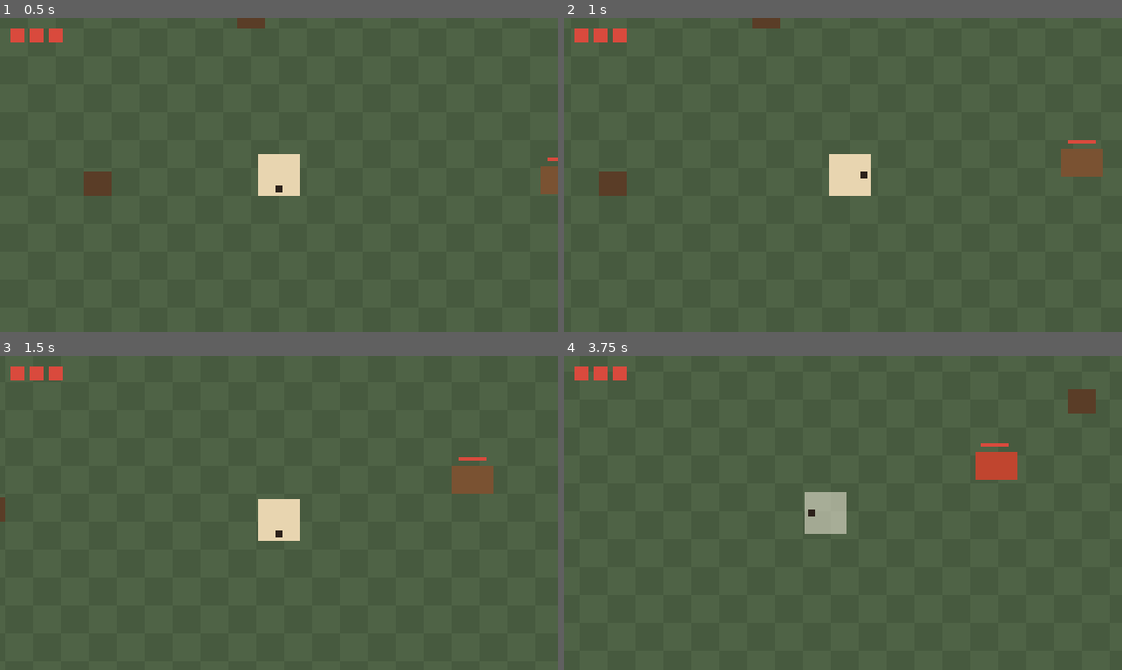
Above: before the commit, frames 1-4 (two rows, left to right).
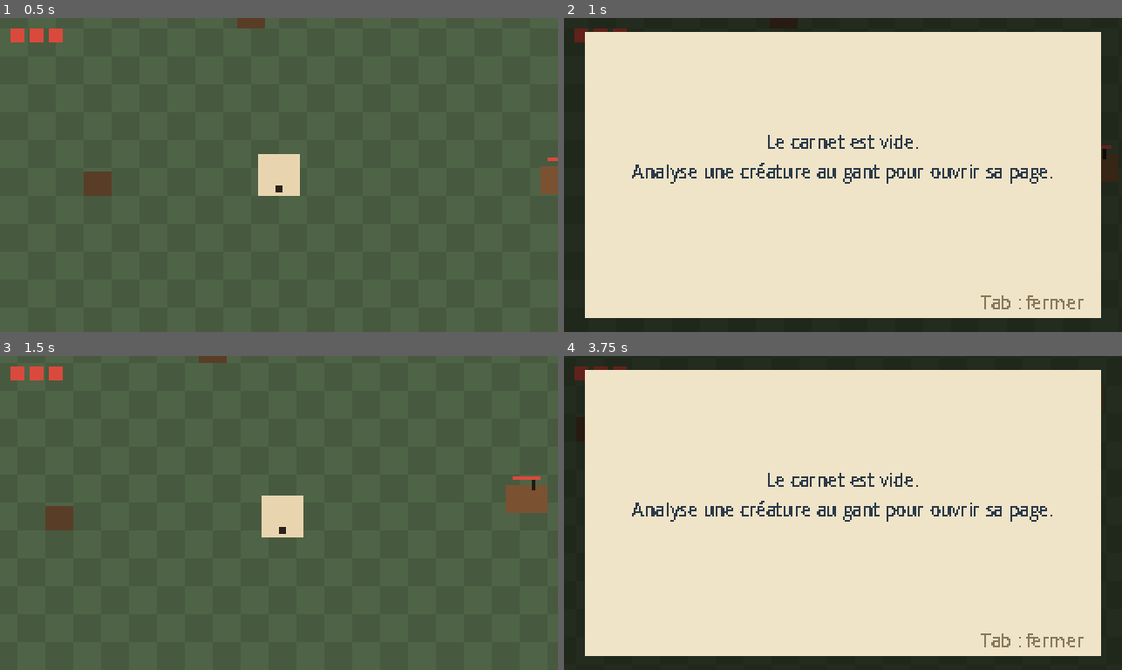
Above: after the commit, the same moments.

Repository: DavidGiangiacomo/dernier-specimen
Game: Godot game, scene res://terrain_de_test/terrain_de_test.tscn
Same seed, same stepped clock (60 frames per second), same inputs: the game is played once before the commit and once after it.
Inputs:
- Up to frame 1 (0.5 s): no input
- Up to frame 2 (1 s): hold Right (droite) from 0.53 s (still down); hold K (analyse) from 0.53 s (still down); tap Tab (carnet, bound only after the commit) at 0.8 s
- Up to frame 3 (1.5 s): release Right (droite) at 1.28 s; release K (analyse) at 1.28 s; hold Down (bas) from 1.28 s (still down); tap Tab (carnet, bound only after the commit) at 1.35 s
- Up to frame 4 (3.75 s): tap K (analyse) at 1.55, 3.05 s; release Down (bas) at 2.03 s; hold Right (droite) 2.03-2.78 s; hold K (analyse) 2.03-2.78 s; tap Tab (carnet, bound only after the commit) at 2.3 s; hold Up (haut) 2.78-3.53 s; tap J (attaque) at 2.85 s; hold Left (gauche) from 3.53 s (still down); tap Space (roulade) at 3.6 s

Frame 1 is identical in both runs. In frame 2, 99% of the frame differs, in the area x 0-100%, y 0-100%; in frame 3, 2.4%; in frame 4, 100%.

Commit message:
Jalon 3 : le carnet
Le carnet s'ouvre en plein écran avec Tab, I ou Select, jeu en pause.
Chaque page montre le nom, le croquis (une couleur en attendant les
dessins), une description, une observation par analyse réussie, puis
la clé avec la troisième. Gauche et droite tournent les pages.

La page change de ton : tant que l'espèce n'est pas apaisée, Gojo
écrit en savant, à l'encre froide (nom de terrain, description de
laboratoire) ; ensuite, en langage humain, à l'encre chaude (nom
véritable, ce qu'il a compris).

Page complète, le gant applique la clé avec le même geste : la main
et la barre passent au doré, et une seconde au contact retire l'épine
de la hure. Apaisée, elle se promène sans plus jamais charger ni être
blessée, et sa page passe en langage humain.

Les espèces (.tres) reçoivent tous ces champs dans l'inspecteur ; les
textes de la hure sont provisoires, tirés du GDD, en attendant la fiche
d'Alessio. Le texte est rendu net en 320 × 180, sans anticrénelage.

Refs #4

Co-Authored-By: Claude Opus 5.5 <noreply@anthropic.com>
Claude-Session: https://claude.ai/code/session_01AbzeBGv4Wc9VKRR2FxReNg

Diff:
--- a/jeu/carnet/analysable.gd
+++ b/jeu/carnet/analysable.gd
@@ -3,6 +3,19 @@
 ## Une zone que le gant de Gojo peut analyser : une créature, une plante, un mécanisme…
 ##
 ## Elle est sur le calque « analysable ». Le gant la détecte quand il la touche.
+## Une fois la page de l'espèce complète, le gant y applique la clé à la place de l'analyse.
+
+## Émis quand Gojo a appliqué la clé : c'est à la créature de réagir (se calmer, partir…).
+signal cle_appliquee
 
 ## L'espèce dont la page se remplit quand on analyse cette zone.
 @export var espece: Espece
+## Faux une fois la clé appliquée : on ne calme pas deux fois la même créature.
+var cle_disponible := true
+
+
+func appliquer_cle() -> void:
+	if not cle_disponible:
+		return
+	cle_disponible = false
+	cle_appliquee.emit()
--- a/jeu/carnet/carnet.gd
+++ b/jeu/carnet/carnet.gd
@@ -1,15 +1,19 @@
 extends Node
-## Le carnet de terrain de Gojo. Il compte les analyses réussies de chaque espèce.
+## Le carnet de terrain de Gojo. Il compte les analyses réussies de chaque espèce,
+## et retient les espèces dont une créature a été apaisée.
 ##
 ## C'est un « autoload » : il existe pendant toute la partie, même quand un niveau recommence.
 
-## Émis à chaque analyse réussie.
+## Émis à chaque changement d'une page : analyse réussie, ou espèce apaisée.
 signal page_changee(espece: Espece, analyses: int)
 
 ## Analyses réussies pour compléter une page. Le chiffre qui décide du rythme de toute la tranche.
 @export var analyses_par_page := 3
 
 var _analyses := {}
+var _apaisees := {}
+## Les espèces dans l'ordre où Gojo les a rencontrées : c'est l'ordre des pages.
+var _ordre: Array[Espece] = []
 
 
 func analyses(espece: Espece) -> int:
@@ -20,13 +24,33 @@
 	return analyses(espece) >= analyses_par_page
 
 
+## Vrai quand une créature de cette espèce a été apaisée : la page parle alors en langage humain.
+func est_apaisee(espece: Espece) -> bool:
+	return _apaisees.get(espece, false)
+
+
+func especes() -> Array[Espece]:
+	return _ordre.duplicate()
+
+
 func ajouter_analyse(espece: Espece) -> void:
 	if est_complete(espece):
 		return
+	if not _ordre.has(espece):
+		_ordre.append(espece)
 	_analyses[espece] = analyses(espece) + 1
+	page_changee.emit(espece, analyses(espece))
+
+
+func marquer_apaisee(espece: Espece) -> void:
+	if not est_complete(espece) or est_apaisee(espece):
+		return
+	_apaisees[espece] = true
 	page_changee.emit(espece, analyses(espece))
 
 
 ## Vide le carnet (utile pour les tests).
 func effacer() -> void:
 	_analyses.clear()
+	_apaisees.clear()
+	_ordre.clear()
--- a/jeu/carnet/espece.gd
+++ b/jeu/carnet/espece.gd
@@ -2,10 +2,30 @@
 extends Resource
 ## Une espèce du carnet de terrain : la hure des souches, le gobelin, le rase-mousse…
 ##
-## Chaque espèce est un fichier .tres qui se remplit dans l'inspecteur, sans toucher au code.
-## Les observations et la clé arriveront au jalon 3.
+## Chaque espèce est un fichier .tres qui se remplit dans l'inspecteur, sans toucher au code,
+## à partir de la fiche de créature du GDD. Sa page commence en langage de laboratoire (« avant »)
+## et passe en langage humain (« après ») quand une créature de l'espèce a été apaisée.
 
-## Ce que Gojo écrit avant de comprendre (voir la fiche de créature du GDD).
+@export_group("Avant : langage de laboratoire")
+## Ce que Gojo écrit avant de comprendre.
 @export var nom_de_terrain := ""
-## Couleur provisoire de l'espèce, pour la reconnaître sur sa page en attendant les croquis.
+## Une phrase froide, de savant.
+@export_multiline var description_avant := ""
+
+@export_group("Après : langage humain")
+## Le vrai nom de l'espèce (dans le jeu complet, ce sont les gobelins qui l'apprennent à Gojo).
+@export var nom_veritable := ""
+## Ce que Gojo a compris.
+@export_multiline var description_apres := ""
+
+@export_group("Observations et clé")
+## Une ligne par analyse réussie, dans l'ordre.
+@export var observations: Array[String] = []
+## Ce qui calme la créature sans la tuer. Elle n'apparaît qu'avec la dernière observation.
+@export_multiline var cle := ""
+
+@export_group("Dessin")
+## Le croquis de la page. Tant qu'il est vide, un rectangle de la couleur de l'espèce le remplace.
+@export var croquis: Texture2D
+## Couleur provisoire de l'espèce, pour la reconnaître en attendant les croquis.
 @export var couleur := Color.WHITE
--- /dev/null
+++ b/jeu/carnet/interface_carnet.gd
@@ -0,0 +1,122 @@
+extends Control
+## Le carnet ouvert, en plein écran. Tab (ou I, ou Select à la manette) l'ouvre et le ferme ;
+## le jeu est en pause pendant ce temps. Gauche et droite tournent les pages.
+##
+## Une page montre le nom, le croquis, une description, une ligne par analyse réussie,
+## puis la clé avec la dernière observation. Tant que l'espèce n'a pas été apaisée,
+## Gojo écrit en savant, à l'encre froide ; ensuite, en langage humain, à l'encre chaude.
+
+## Encre du savant, avant d'avoir compris.
+@export var encre_avant := Color("2d3a4a")
+## Encre de Gojo, une fois qu'il a compris.
+@export var encre_apres := Color("6b3a17")
+## Couleur des lignes pas encore découvertes.
+@export var encre_effacee := Color("b3a585")
+## Couleur de la clé.
+@export var encre_cle := Color("9a6a0c")
+
+var _page := 0
+
+@onready var _croquis_image: TextureRect = $Papier/Croquis
+@onready var _croquis_provisoire: ColorRect = $Papier/CroquisProvisoire
+@onready var _titre: Label = $Papier/Titre
+@onready var _description: Label = $Papier/Description
+@onready var _apaisee: Label = $Papier/Apaisee
+@onready var _observations: VBoxContainer = $Papier/Observations
+@onready var _cle: Label = $Papier/Cle
+@onready var _pied: Label = $Papier/Pied
+@onready var _vide: Label = $Papier/Vide
+
+
+func _ready() -> void:
+	process_mode = Node.PROCESS_MODE_ALWAYS
+	visible = false
+
+
+func _process(_delta: float) -> void:
+	if Input.is_action_just_pressed("carnet"):
+		if visible:
+			fermer()
+		else:
+			ouvrir()
+	elif visible:
+		if Input.is_action_just_pressed("gauche"):
+			_tourner(-1)
+		elif Input.is_action_just_pressed("droite"):
+			_tourner(1)
+
+
+func ouvrir() -> void:
+	visible = true
+	get_tree().paused = true
+	# On ouvre sur la dernière espèce rencontrée.
+	_page = Carnet.especes().size() - 1
+	_afficher()
+
+
+func fermer() -> void:
+	visible = false
+	get_tree().paused = false
+
+
+func _tourner(sens: int) -> void:
+	var nombre := Carnet.especes().size()
+	if nombre > 1:
+		_page = posmod(_page + sens, nombre)
+		_afficher()
+
+
+func _afficher() -> void:
+	var especes := Carnet.especes()
+	var vide := especes.is_empty()
+	_vide.visible = vide
+	for noeud in [_croquis_image, _croquis_provisoire, _titre, _description, _apaisee, _observations, _cle]:
+		noeud.visible = not vide
+	if vide:
+		_pied.text = "Tab : fermer"
+		return
+
+	var espece: Espece = especes[_page]
+	var apaisee := Carnet.est_apaisee(espece)
+	var encre := encre_apres if apaisee else encre_avant
+	var analyses := Carnet.analyses(espece)
+
+	_croquis_image.texture = espece.croquis
+	_croquis_image.visible = espece.croquis != null
+	_croquis_provisoire.visible = espece.croquis == null
+	_croquis_provisoire.color = espece.couleur
+
+	_titre.text = espece.nom_veritable if apaisee else espece.nom_de_terrain
+	_description.text = espece.description_apres if apaisee else espece.description_avant
+	_apaisee.visible = apaisee
+	for etiquette in [_titre, _description]:
+		etiquette.add_theme_color_override("font_color", encre)
+
+	var lignes := _lignes_observation(Carnet.analyses_par_page)
+	for i in lignes.size():
+		var decouverte := i < analyses and i < espece.observations.size()
+		lignes[i].text = "%d. %s" % [i + 1, espece.observations[i] if decouverte else "· · ·"]
+		lignes[i].add_theme_color_override("font_color", encre if decouverte else encre_effacee)
+
+	if Carnet.est_complete(espece):
+		_cle.text = "Clé : " + espece.cle
+		_cle.add_theme_color_override("font_color", encre_cle)
+	else:
+		_cle.text = "Clé : ?"
+		_cle.add_theme_color_override("font_color", encre_effacee)
+
+	var navigation := "   < %d / %d >" % [_page + 1, especes.size()] if especes.size() > 1 else ""
+	_pied.text = "Tab : fermer" + navigation
+
+
+## Les étiquettes d'observation : une par analyse de la page, créées au besoin.
+func _lignes_observation(nombre: int) -> Array[Label]:
+	while _observations.get_child_count() < nombre:
+		_observations.add_child(_observations.get_child(0).duplicate())
+	var lignes: Array[Label] = []
+	for i in _observations.get_child_count():
+		var ligne: Label = _observations.get_child(i)
+		ligne.visible = i < nombre
+		if i < nombre:
+			lignes.append(ligne)
+	return lignes
--- /dev/null
+++ b/jeu/carnet/interface_carnet.tscn
@@ -0,0 +1,128 @@
+[gd_scene format=3]
+
+[ext_resource type="Script" path="res://carnet/interface_carnet.gd" id="1_script"]
+
+[node name="InterfaceCarnet" type="Control"]
+layout_mode = 3
+anchors_preset = 15
+anchor_right = 1.0
+anchor_bottom = 1.0
+grow_horizontal = 2
+grow_vertical = 2
+mouse_filter = 2
+script = ExtResource("1_script")
+
+[node name="Fond" type="ColorRect" parent="."]
+layout_mode = 1
+anchors_preset = 15
+anchor_right = 1.0
+anchor_bottom = 1.0
+grow_horizontal = 2
+grow_vertical = 2
+mouse_filter = 2
+color = Color(0, 0, 0, 0.55)
+
+[node name="Papier" type="ColorRect" parent="."]
+layout_mode = 0
+offset_left = 12.0
+offset_top = 8.0
+offset_right = 308.0
+offset_bottom = 172.0
+mouse_filter = 2
+color = Color(0.9372549, 0.89411765, 0.78431374, 1)
+
+[node name="CroquisProvisoire" type="ColorRect" parent="Papier"]
+layout_mode = 0
+offset_left = 10.0
+offset_top = 10.0
+offset_right = 58.0
+offset_bottom = 46.0
+mouse_filter = 2
+
+[node name="Croquis" type="TextureRect" parent="Papier"]
+layout_mode = 0
+offset_left = 10.0
+offset_top = 10.0
+offset_right = 58.0
+offset_bottom = 46.0
+mouse_filter = 2
+expand_mode = 1
+stretch_mode = 5
+
+[node name="Titre" type="Label" parent="Papier"]
+layout_mode = 0
+offset_left = 66.0
+offset_top = 8.0
+offset_right = 286.0
+offset_bottom = 24.0
+theme_override_font_sizes/font_size = 12
+text = "Spécimen"
+
+[node name="Description" type="Label" parent="Papier"]
+layout_mode = 0
+offset_left = 66.0
+offset_top = 24.0
+offset_right = 286.0
+offset_bottom = 52.0
+theme_override_font_sizes/font_size = 10
+text = "Description"
+autowrap_mode = 3
+
+[node name="Apaisee" type="Label" parent="Papier"]
+layout_mode = 0
+offset_left = 10.0
+offset_top = 47.0
+offset_right = 70.0
+offset_bottom = 60.0
+theme_override_colors/font_color = Color(0.41960785, 0.22745098, 0.09019608, 1)
+theme_override_font_sizes/font_size = 10
+text = "apaisée"
+
+[node name="Observations" type="VBoxContainer" parent="Papier"]
+layout_mode = 0
+offset_left = 10.0
+offset_top = 64.0
+offset_right = 286.0
+offset_bottom = 114.0
+mouse_filter = 2
+theme_override_constants/separation = 2
+
+[node name="Observation" type="Label" parent="Papier/Observations"]
+layout_mode = 2
+theme_override_font_sizes/font_size = 10
+text = "1. · · ·"
+autowrap_mode = 3
+
+[node name="Cle" type="Label" parent="Papier"]
+layout_mode = 0
+offset_left = 10.0
+offset_top = 118.0
+offset_right = 286.0
+offset_bottom = 146.0
+theme_override_font_sizes/font_size = 10
+text = "Clé : ?"
+autowrap_mode = 3
+
+[node name="Pied" type="Label" parent="Papier"]
+layout_mode = 0
+offset_left = 10.0
+offset_top = 148.0
+offset_right = 286.0
+offset_bottom = 160.0
+theme_override_colors/font_color = Color(0.5372549, 0.4745098, 0.36078432, 1)
+theme_override_font_sizes/font_size = 10
+text = "Tab : fermer"
+horizontal_alignment = 2
+
+[node name="Vide" type="Label" parent="Papier"]
+layout_mode = 0
+offset_left = 10.0
+offset_top = 56.0
+offset_right = 286.0
+offset_bottom = 100.0
+theme_override_colors/font_color = Color(0.1764706, 0.22745098, 0.2901961, 1)
+theme_override_font_sizes/font_size = 10
+text = "Le carnet est vide.
+Analyse une créature au gant pour ouvrir sa page."
+horizontal_alignment = 1
+autowrap_mode = 3
--- a/jeu/creatures/hure/hure.gd
+++ b/jeu/creatures/hure/hure.gd
@@ -1,11 +1,13 @@
 extends CharacterBody2D
-## La hure des souches, version jalon 1 : un ennemi qui fonce.
+## La hure des souches : un ennemi qui fonce, et qui a mal.
 ##
 ## Elle erre, repère Gojo, se prépare, puis charge en ligne droite.
 ## Si elle heurte une souche ou un mur, elle reste étourdie un moment.
 ## Sa charge ne fait mal que pendant qu'elle fonce.
+## Sa clé (jalon 3) : une épine fichée dans l'épaule, à retirer au gant. Sans l'épine,
+## elle est apaisée : elle se promène sans plus jamais charger.
 
-enum Etat { ERRANCE, PREPARATION, CHARGE, ETOURDIE, REPOS }
+enum Etat { ERRANCE, PREPARATION, CHARGE, ETOURDIE, REPOS, APAISEE }
 
 ## Marge pour les arrondis sur les durées.
 const MARGE_ARRONDI := 0.001
@@ -47,6 +49,8 @@
 @export var couleur_preparation := Color("c0452f")
 ## Couleur quand elle est étourdie.
 @export var couleur_etourdie := Color("a89a8a")
+## Couleur une fois apaisée.
+@export var couleur_apaisee := Color("a07a52")
 
 var etat := Etat.ERRANCE
 var pv := 0
@@ -60,11 +64,15 @@
 @onready var _barre_pv: ColorRect = $BarreFond/BarrePv
 @onready var _hurtbox: Hurtbox = $Hurtbox
 @onready var _hitbox_charge: Hitbox = $HitboxCharge
+@onready var _analysable: Analysable = $Analysable
+@onready var _epine: ColorRect = $Corps/Epine
+@onready var _barre_fond: ColorRect = $BarreFond
 
 
 func _ready() -> void:
 	pv = pv_max
 	_hurtbox.touchee.connect(_on_touchee)
+	_analysable.cle_appliquee.connect(_apaiser)
 	_gojo = get_tree().get_first_node_in_group("gojo")
 	_changer_etat(Etat.ERRANCE)
 
@@ -93,11 +101,15 @@
 		Etat.REPOS:
 			if _temps_ecoule(duree_repos):
 				_changer_etat(Etat.ERRANCE)
+		Etat.APAISEE:
+			if _temps_ecoule(duree_pas_errance):
+				_changer_etat(Etat.APAISEE)
 
 	if etat == Etat.CHARGE:
 		velocity = _direction * vitesse_charge
 	else:
-		var vitesse_visee := _direction * vitesse_errance if etat == Etat.ERRANCE else Vector2.ZERO
+		var se_promene := etat == Etat.ERRANCE or etat == Etat.APAISEE
+		var vitesse_visee := _direction * vitesse_errance if se_promene else Vector2.ZERO
 		velocity = velocity.move_toward(vitesse_visee, freinage * delta)
 
 	move_and_slide()
@@ -112,7 +124,7 @@
 func _changer_etat(nouvel_etat: Etat) -> void:
 	etat = nouvel_etat
 	_temps_etat = 0.0
-	if etat == Etat.ERRANCE:
+	if etat == Etat.ERRANCE or etat == Etat.APAISEE:
 		# Une fois sur deux elle s'arrête, sinon elle part dans une direction au hasard.
 		_direction = Vector2.ZERO if randf() < 0.5 else Vector2.RIGHT.rotated(randf() * TAU)
 
@@ -123,6 +135,15 @@
 
 func _temps_ecoule(duree: float) -> bool:
 	return _temps_etat >= duree - MARGE_ARRONDI
+
+
+## L'épine est retirée : elle n'a plus mal, et n'a plus de raison de charger.
+func _apaiser() -> void:
+	_changer_etat(Etat.APAISEE)
+	velocity = Vector2.ZERO
+	_hurtbox.invincible = true
+	_epine.visible = false
+	_barre_fond.visible = false
 
 
 func _on_touchee(hitbox: Hitbox) -> void:
@@ -144,6 +165,8 @@
 		_corps.position.x += 1.0 if posmod(Engine.get_physics_frames(), 4) < 2 else -1.0
 	elif etat == Etat.ETOURDIE:
 		couleur = couleur_etourdie
+	elif etat == Etat.APAISEE:
+		couleur = couleur_apaisee
 	if _temps_eclat > MARGE_ARRONDI:
 		couleur = Color.WHITE
 	_corps.color = couleur
--- a/jeu/creatures/hure/hure.tres
+++ b/jeu/creatures/hure/hure.tres
@@ -4,5 +4,10 @@
 
 [resource]
 script = ExtResource("1_script")
-nom_de_terrain = "Hure des souches"
+nom_de_terrain = "Spécimen H-01"
+description_avant = "Suidé massif. Charge sans provocation. Valeur d'étude moyenne."
+nom_veritable = "La hure des souches"
+description_apres = "Elle ne chargeait pas par méchanceté : chaque pas lui faisait mal."
+observations = Array[String](["Charge en ligne droite dès qu'on approche.", "Ne s'arrête qu'en heurtant un obstacle.", "Une épine plantée dans l'épaule. Elle boite."])
+cle = "Retirer l'épine, au gant."
 couleur = Color(0.47843137, 0.32156864, 0.19607843, 1)
--- a/jeu/creatures/hure/hure.tscn
+++ b/jeu/creatures/hure/hure.tscn
@@ -29,6 +29,15 @@
 offset_right = 12.0
 mouse_filter = 2
 color = Color(0.47843137, 0.32156864, 0.19607843, 1)
+
+[node name="Epine" type="ColorRect" parent="Corps"]
+layout_mode = 0
+offset_left = 15.0
+offset_top = -3.0
+offset_right = 17.0
+offset_bottom = 3.0
+mouse_filter = 2
+color = Color(0.12156863, 0.101960786, 0.078431375, 1)
 
 [node name="BarreFond" type="ColorRect" parent="."]
 offset_left = -8.0
--- a/jeu/gojo/barre_analyse.gd
+++ b/jeu/gojo/barre_analyse.gd
@@ -7,7 +7,12 @@
 const EPAISSEUR := 2.0
 
 @export var couleur_fond := Color(0.0, 0.0, 0.0, 0.5)
-@export var couleur_remplie := Color("8fe3ff")
+## Couleur de la partie remplie (Gojo la change : bleue pour une analyse, dorée pour une clé).
+@export var couleur_remplie := Color("8fe3ff"):
+	set(valeur):
+		if valeur != couleur_remplie:
+			couleur_remplie = valeur
+			queue_redraw()
 
 ## De 0 (vide) à 1 (analyse réussie).
 var progression := 0.0:
--- a/jeu/gojo/gojo.gd
+++ b/jeu/gojo/gojo.gd
@@ -5,6 +5,7 @@
 ## Jalon 0 : déplacement en huit directions, roulade et caméra.
 ## Jalon 1 : coup de bâton, PV, recul et invincibilité après un coup.
 ## Jalon 2 : le gant, qui analyse au contact en tenant le bouton.
+## Jalon 3 : page complète, le même geste applique la clé et apaise la créature.
 ## Toutes les valeurs @export se règlent dans l'inspecteur, sans toucher au code.
 ## Ce sont des points de départ : elles seront toutes fausses au premier test.
 
@@ -21,6 +22,9 @@
 const MARGE_ARRONDI := 0.001
 ## Durée du flash blanc quand Gojo est touché, en secondes.
 const DUREE_ECLAT := 0.1
+## Couleur de la main et de la barre pour une analyse, puis pour une clé.
+const COULEUR_ANALYSE := Color("8fe3ff")
+const COULEUR_CLE := Color("f2c14e")
 
 @export_group("Marche")
 ## Vitesse de marche, en pixels par seconde.
@@ -79,7 +83,9 @@
 var _temps_avant_coup := 0.0
 var _temps_eclat := 0.0
 var _progression_analyse := 0.0
-var _espece_analysee: Espece
+var _cible: Analysable
+## Vrai si le gant applique la clé (page complète) plutôt que d'analyser.
+var _applique_cle := false
 ## Après une analyse réussie, il faut relâcher le bouton avant d'en commencer une autre.
 var _attendre_relache := false
 var _temps_eclat_gant := 0.0
@@ -121,7 +127,7 @@
 		elif Input.is_action_just_pressed("attaque") and _temps_avant_coup <= MARGE_ARRONDI:
 			_commencer_coup()
 		elif Input.is_action_pressed("analyse") and not _attendre_relache and _cible_au_contact():
-			_commencer_analyse(_cible_au_contact().espece)
+			_commencer_analyse(_cible_au_contact())
 
 	match etat:
 		Etat.MARCHE:
@@ -183,34 +189,40 @@
 	_hitbox_baton.active = false
 
 
-## La première zone analysable touchée par le gant dont la page n'est pas encore complète.
+## La première zone touchée par le gant qui a encore quelque chose à offrir :
+## une page à remplir, ou, une fois la page complète, une clé à appliquer.
 func _cible_au_contact() -> Analysable:
 	for zone in _zone_contact.get_overlapping_areas():
 		var cible := zone as Analysable
-		if cible and cible.espece and not Carnet.est_complete(cible.espece):
+		if cible and cible.espece and (not Carnet.est_complete(cible.espece) or cible.cle_disponible):
 			return cible
 	return null
 
 
-func _commencer_analyse(espece: Espece) -> void:
+func _commencer_analyse(cible: Analysable) -> void:
 	etat = Etat.ANALYSE
-	_espece_analysee = espece
+	_cible = cible
+	_applique_cle = Carnet.est_complete(cible.espece)
 	_progression_analyse = 0.0
 
 
 ## Tant que le bouton est tenu, la barre se remplit au contact et redescend sans contact.
-## Bouton relâché : l'analyse est annulée.
+## Bouton relâché : l'analyse est annulée. Barre pleine : une ligne de plus dans le carnet,
+## ou, si la page était complète, la clé est appliquée.
 func _analyser(direction: Vector2, delta: float) -> void:
-	if not Input.is_action_pressed("analyse"):
+	if not Input.is_action_pressed("analyse") or not is_instance_valid(_cible):
 		_arreter_analyse()
 		_marcher(direction, delta)
 		return
-	var cible := _cible_au_contact()
-	var au_contact := cible != null and cible.espece == _espece_analysee
+	var au_contact := _zone_contact.overlaps_area(_cible)
 	_progression_analyse += (delta if au_contact else -delta) / maxf(duree_analyse, 0.001)
 	_marcher(direction, delta, vitesse_pendant_analyse)
 	if _progression_analyse >= 1.0 - MARGE_ARRONDI:
-		Carnet.ajouter_analyse(_espece_analysee)
+		if _applique_cle:
+			_cible.appliquer_cle()
+			Carnet.marquer_apaisee(_cible.espece)
+		else:
+			Carnet.ajouter_analyse(_cible.espece)
 		_temps_eclat_gant = DUREE_ECLAT * 2.0
 		_attendre_relache = true
 		_arreter_analyse()
@@ -221,7 +233,7 @@
 func _arreter_analyse() -> void:
 	etat = Etat.MARCHE
 	_progression_analyse = 0.0
-	_espece_analysee = null
+	_cible = null
 
 
 func _on_touchee(hitbox: Hitbox) -> void:
@@ -265,8 +277,15 @@
 	_baton.rotation = direction_regard.angle()
 	_gant.rotation = direction_regard.angle()
 	# La main s'allume quand elle touche quelque chose d'analysable, et brille pendant l'analyse.
-	_main.visible = etat == Etat.ANALYSE or _temps_eclat_gant > MARGE_ARRONDI or (etat == Etat.MARCHE and _cible_au_contact() != null)
+	# Bleue pour analyser, dorée quand la page est complète et que la clé peut être appliquée.
+	var cible := _cible if etat == Etat.ANALYSE else _cible_au_contact()
+	var vers_la_cle := _applique_cle if etat == Etat.ANALYSE else (cible != null and Carnet.est_complete(cible.espece))
+	_main.visible = etat == Etat.ANALYSE or _temps_eclat_gant > MARGE_ARRONDI or (etat == Etat.MARCHE and cible != null)
 	_main.modulate.a = 1.0 if etat == Etat.ANALYSE or _temps_eclat_gant > MARGE_ARRONDI else 0.4
-	_main.color = Color.WHITE if _temps_eclat_gant > MARGE_ARRONDI else Color("8fe3ff")
+	if _temps_eclat_gant > MARGE_ARRONDI:
+		_main.color = Color.WHITE
+	else:
+		_main.color = COULEUR_CLE if vers_la_cle else COULEUR_ANALYSE
+	_barre_analyse.couleur_remplie = COULEUR_CLE if _applique_cle else COULEUR_ANALYSE
 	_barre_analyse.progression = _progression_analyse
 	_repere_regard.position = CENTRE + direction_regard * 8.0 - _repere_regard.size / 2.0
--- a/jeu/project.godot
+++ b/jeu/project.godot
@@ -27,6 +27,12 @@
 window/size/window_height_override=720
 window/stretch/mode="viewport"
 window/stretch/scale_mode="integer"
+
+[gui]
+
+theme/default_font_antialiasing=0
+theme/default_font_hinting=2
+theme/default_font_subpixel_positioning=0
 
 [input]
 
@@ -82,6 +88,13 @@
 , Object(InputEventJoypadButton,"resource_local_to_scene":false,"resource_name":"","device":-1,"button_index":1,"pressure":0.0,"pressed":false,"script":null)
 ]
 }
+carnet={
+"deadzone": 0.2,
+"events": [Object(InputEventKey,"resource_local_to_scene":false,"resource_name":"","device":-1,"window_id":0,"alt_pressed":false,"shift_pressed":false,"ctrl_pressed":false,"meta_pressed":false,"pressed":false,"keycode":0,"physical_keycode":4194306,"key_label":0,"unicode":0,"location":0,"echo":false,"script":null)
+, Object(InputEventKey,"resource_local_to_scene":false,"resource_name":"","device":-1,"window_id":0,"alt_pressed":false,"shift_pressed":false,"ctrl_pressed":false,"meta_pressed":false,"pressed":false,"keycode":0,"physical_keycode":73,"key_label":0,"unicode":0,"location":0,"echo":false,"script":null)
+, Object(InputEventJoypadButton,"resource_local_to_scene":false,"resource_name":"","device":-1,"button_index":4,"pressure":0.0,"pressed":false,"script":null)
+]
+}
 
 [layer_names]
 
--- a/jeu/terrain_de_test/terrain_de_test.tscn
+++ b/jeu/terrain_de_test/terrain_de_test.tscn
@@ -6,6 +6,7 @@
 [ext_resource type="PackedScene" path="res://creatures/hure/hure.tscn" id="4_hure"]
 [ext_resource type="Script" path="res://interface/coeurs.gd" id="5_coeurs"]
 [ext_resource type="Script" path="res://interface/page.gd" id="6_page"]
+[ext_resource type="PackedScene" path="res://carnet/interface_carnet.tscn" id="7_carnet"]
 
 [node name="TerrainDeTest" type="Node2D" node_paths=PackedStringArray("camera", "gojo")]
 y_sort_enabled = true
@@ -56,3 +57,16 @@
 grow_horizontal = 0
 mouse_filter = 2
 script = ExtResource("6_page")
+
+[node name="AideCarnet" type="Label" parent="Interface/Page"]
+layout_mode = 0
+offset_left = -44.0
+offset_top = 24.0
+offset_right = 28.0
+offset_bottom = 37.0
+theme_override_colors/font_color = Color(0.9372549, 0.89411765, 0.78431374, 1)
+theme_override_font_sizes/font_size = 10
+text = "Tab : carnet"
+horizontal_alignment = 2
+
+[node name="InterfaceCarnet" parent="Interface" instance=ExtResource("7_carnet")]
Not shown, added: jeu/carnet/interface_carnet.gd.uid
Not shown, changed: README.md
